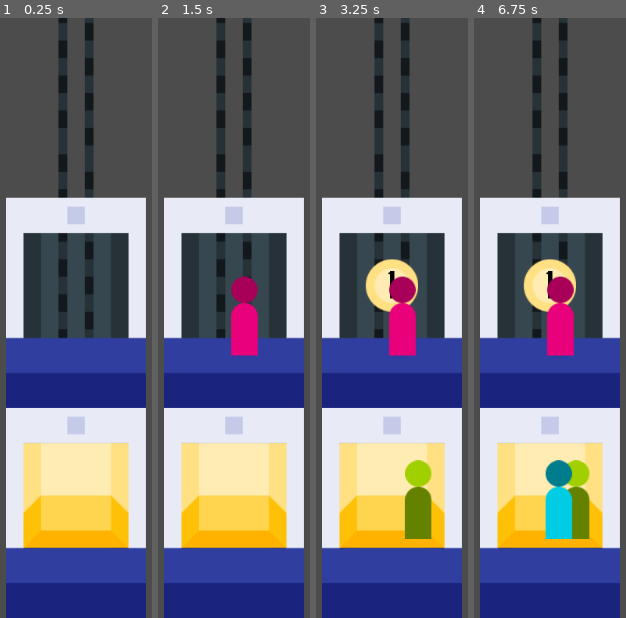
Above: before the commit, frames 1-4 (left to right).
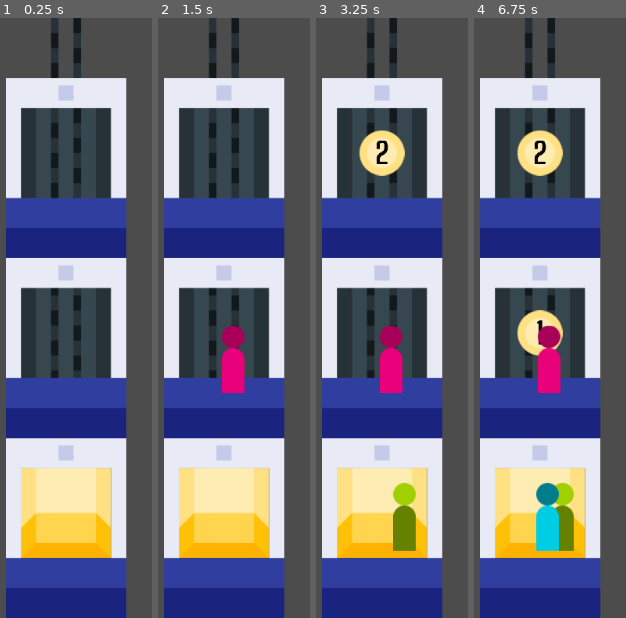
Above: after the commit, the same moments.

Repository: ttencate/uplifting
Game: Godot game, scene res://main.tscn
The game is run twice, just before and just after one commit, with the same random seed, the same clock (stepped at 60 frames per second) and the same inputs.
Inputs (mouse positions are in pixels of both pictures, inside the frame that each line leads up to):
- Up to frame 1 (0.25 s): no input
- Up to frame 2 (1.5 s): click (234, 498) at 0.52 s; click (234, 498) at 1.27 s
- Up to frame 3 (3.25 s): click (392, 498) at 2.02 s; tap Enter at 2.75 s
- Up to frame 4 (6.75 s): tap Space at 3.5, 5, 6.5 s; tap Enter at 4.25, 5.75 s

The runs differ from the first frame. In frame 1, 60% of the frame differs, in the area x 3-97%, y 0-100%; in frame 2, 61%; in frame 3, 63%; in frame 4, 64%.

Commit message:
Lift physics

Diff:
--- a/building/cell.tscn
+++ b/building/cell.tscn
@@ -18,7 +18,6 @@
 texture = ExtResource( 3 )
 
 [node name="light" parent="." instance=ExtResource( 4 )]
-visible = false
 position = Vector2( 128, -224 )
 
 [node name="button" type="TextureButton" parent="."]
--- a/lift/lift.gd
+++ b/lift/lift.gd
@@ -1,10 +1,16 @@
 extends Node2D
 
-var flr: int = 0 setget _set_flr
+var flr: float = 0 setget _set_flr
 var index: int = 0
 
 signal arrived
 
+var _destination: float = 0
+var _speed: float = 0
+var _max_speed: float = 0.3
+var _acceleration: float = 0.3
+var _deceleration: float = 0.3
+onready var _tween: Tween = $tween
 onready var _slots: Array = [$slot1, $slot2, $slot3, $slot4]
 
 func init(index):
@@ -33,10 +39,27 @@
 	return pawns
 
 func move_to_floor(flr):
-	self.flr = flr
+	if flr == _destination or flr == self.flr:
+		return
+	_destination = flr
 
 func _set_flr(f):
 	flr = f
 	position.y = flr * -Constants.CELL_SIZE.y
-	if doors_open(): # TODO
-		emit_signal("arrived", flr)
+
+func _physics_process(delta):
+	var distance = _destination - flr
+	var destination_direction = sign(distance)
+	var stop_time = abs(_speed) / _deceleration
+	var stop_distance = 0.5 * _speed * stop_time
+	var overshooting = sign(flr + stop_distance - _destination) * sign(_speed) == 1
+	if overshooting:
+		var direction = sign(_speed)
+		_speed -= delta * sign(_speed) * _deceleration
+		if sign(_speed) != direction and abs(flr - _destination) < 0.1:
+			_speed = 0
+			flr = _destination
+			emit_signal("arrived", flr)
+	else:
+		_speed = clamp(_speed + delta * destination_direction * _acceleration, -_max_speed, _max_speed)
+	self.flr += delta * _speed
--- a/lift/lift.tscn
+++ b/lift/lift.tscn
@@ -30,3 +30,5 @@
 position = Vector2( 176, -144 )
 update_rotation = false
 update_scale = false
+
+[node name="tween" type="Tween" parent="."]
--- a/main.tscn
+++ b/main.tscn
@@ -8,8 +8,7 @@
 
 [node name="building" parent="." instance=ExtResource( 2 )]
 position = Vector2( 384, 768 )
-scale = Vector2( 0.7, 0.7 )
-num_floors = 2
+scale = Vector2( 0.6, 0.6 )
 num_lifts = 1
 
 [node name="pawns" type="Node2D" parent="building"]
--- a/pawn/pawn.gd
+++ b/pawn/pawn.gd
@@ -48,14 +48,17 @@
 					_slot = lift.get_free_slot()
 					_slot.remote_path = get_path()
 					_lift = lift
+					z_index = -50
 					state = State.IN_LIFT
 					emit_signal("button_pressed", destination, lift)
+					break
 		State.IN_LIFT:
 			if _lift.flr == destination:
 				print("Arrived at destination")
 				_slot.remote_path = NodePath("")
 				_slot = null
 				_lift = null
+				z_index = 0
 				# TODO move onto floor
 				state = State.ARRIVED
 				emit_signal("arrived")
